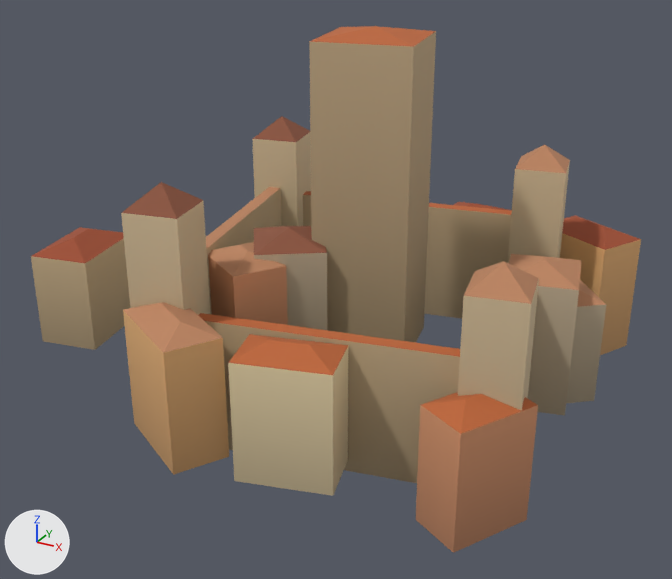
An edit to the glTF model games/yorimichi/assets/belmonte/meshes/SM_BM_BVV_Village_1.glb, drawn before and after from the same camera.
Both versions are drawn from a camera (50 mm lens) standing at (70.4, -141.2, 68.3) and looking at (-7.4, 0.1, -2.3). The lights are fixed; the arrows at lower left show +X, +Y and +Z. The first picture is the older version. Vertices at exactly the same position are counted once.

Before the edit, the objects in view are built like this:
```python
me_sm_bvv_village_1 = bpy.data.meshes.new('SM_BVV_Village_1')
me_sm_bvv_village_1.from_pydata(...)  # 201 vertices, 276 faces; spans x -68.5..39.4, y -47.6..52.5, z -25.9..46.4
# faces by material slot: [72, 96, 108]
me_sm_bvv_village_1.materials.append(mat_bm_000_m_stone_062)
me_sm_bvv_village_1.materials.append(mat_bm_001_m_plaster_002)
me_sm_bvv_village_1.materials.append(mat_bm_002_m_roof_020)
ob_sm_bm_bvv_village_1 = bpy.data.objects.new('SM_BM_BVV_Village_1', me_sm_bvv_village_1)
ob_sm_bm_bvv_village_1.location = (0.0, 0.0, 0.0)
```
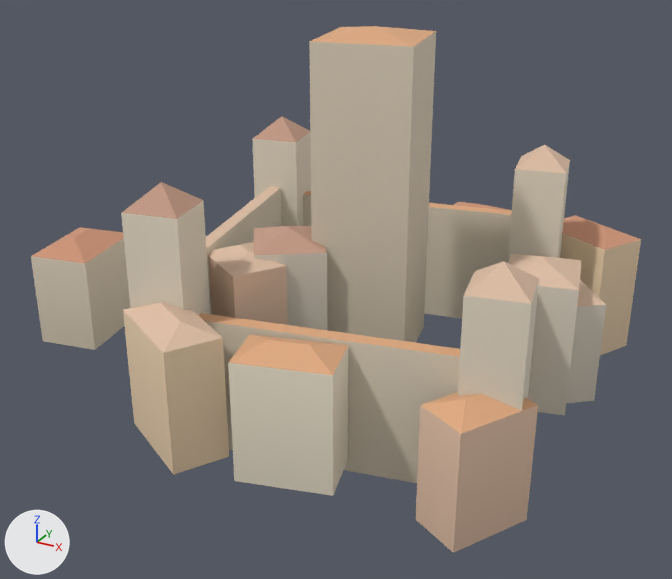
What differs and where, as boxes (x1, y1, x2, y2) in the pictures (672 x 579 px):
part 1 of me_sm_bvv_village_1, recoloured (lighter)
    both: (31, 32, 641, 552)
part 2 of me_sm_bvv_village_1, recoloured
    both: (124, 26, 606, 553)
part 3 of me_sm_bvv_village_1, recoloured
    both: (32, 116, 641, 263)

What the commit changed:
me_sm_bvv_village_1 has 201 vertices, 276 faces and spans x -68.5..39.4, y -47.6..52.5, z -25.9..46.4.
me_sm_bvv_village_1 is used by ob_sm_bm_bvv_village_1; location (0.0, 0.0, 0.0).
me_sm_bvv_village_1 part 1: 156 faces centred in x -67.4..37.4, y -44.8..49.7, z -17.9..26.2 are repainted in the vertex colours; the middle colour goes from brown #c6ad7e to beige #e4d7bb.
me_sm_bvv_village_1 part 2: 78 faces centred in x -30.0..36.5, y -42.7..34.8, z -16.7..45.4 are repainted in the vertex colours; the middle colour goes from orange #bd8561 to beige #dfbfa6.
me_sm_bvv_village_1 part 3: 42 faces centred in x -64.7..35.0, y -34.8..47.3, z -1.9..22.6 are repainted in the vertex colours; the middle colour goes from brown #9e4d30 to brown #ce9578.
